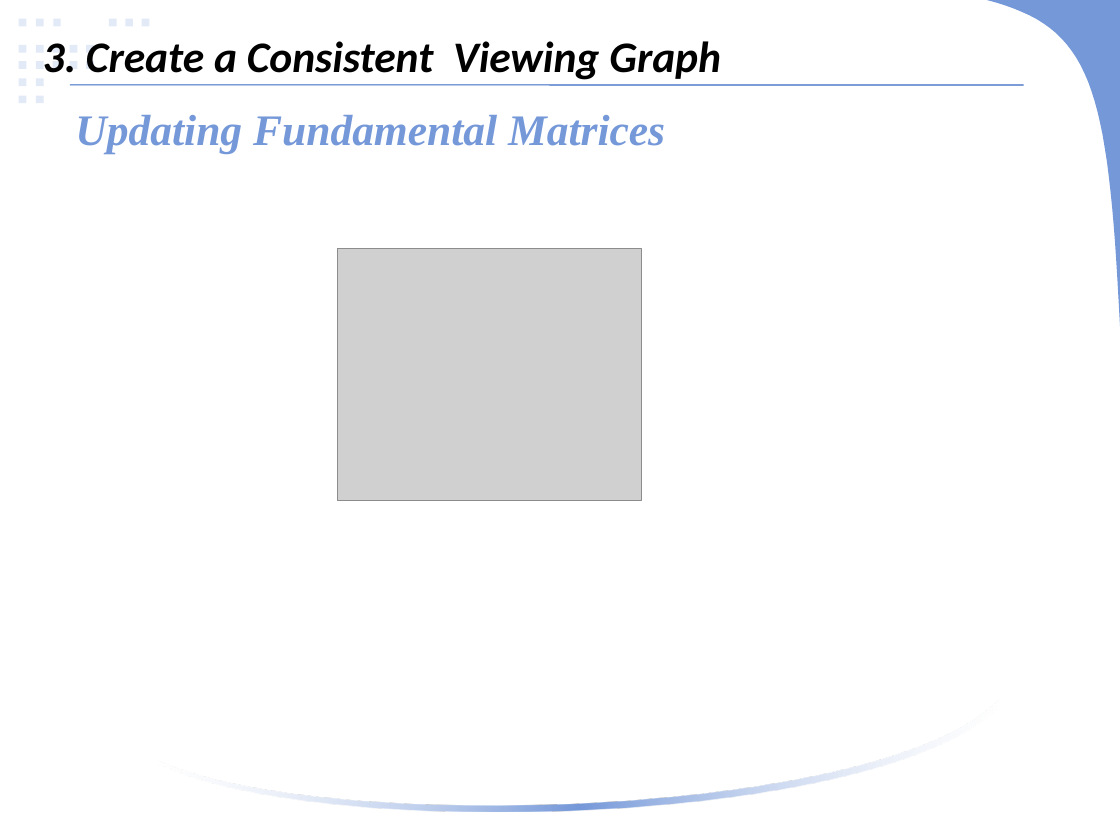
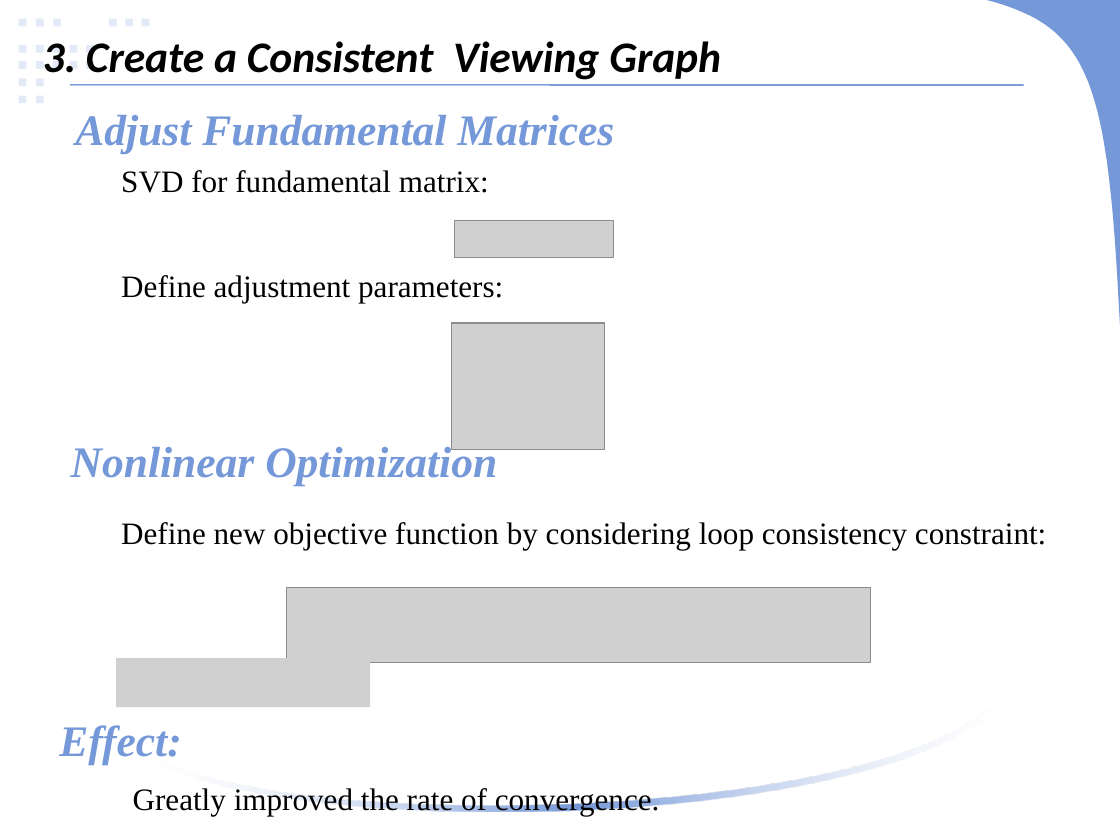
Before and after one commit to linlinge/monday-speech, a slide deck: slide 7 of 2019.03.25 ICCV 2015, Optimizing the Viewing Graph for Structure-from-Motion.pptx (slide 6 before the commit). Drawn at 1120x840 pixels with LibreOffice and Linux fonts; fonts in the diff are those of the drawing; grey boxes stand for pictures. Boxes give left, top, right and bottom in pixels: in the first picture for what was removed or moved away, otherwise in the second. Text is boxed around its words. In the diff, an @@ line names an element or a change of style, - is before the commit and + after.

```diff
--- a/2019.03.25 ICCV 2015, Optimizing the Viewing Graph for Structure-from-Motion.pptx
+++ b/2019.03.25 ICCV 2015, Optimizing the Viewing Graph for Structure-from-Motion.pptx
@@ text at (x1=75, y1=115, x2=614, y2=154): text changed @@
-Updating Fundamental Matrices
+Adjust Fundamental Matrices
@@ text added at (x1=121, y1=170, x2=489, y2=193), 20 pt, text #000000 @@
+SVD for fundamental matrix:
@@ picture added at (x1=455, y1=221, x2=614, y2=258) @@
@@ text added at (x1=121, y1=275, x2=503, y2=303), 20 pt, text #000000 @@
+Define adjustment parameters:
@@ picture resized from (x1=337, y1=249, x2=642, y2=501) to (x1=452, y1=323, x2=605, y2=449) @@
@@ text added at (x1=71, y1=443, x2=497, y2=486), 28 pt, text #7598D9, bold, italic @@
+Nonlinear Optimization
@@ text added at (x1=121, y1=522, x2=1046, y2=550), 20 pt, text #000000 @@
+Define new objective function by considering loop consistency constraint:
@@ picture added at (x1=287, y1=588, x2=870, y2=663) @@
@@ picture added at (x1=116, y1=659, x2=371, y2=708) @@
@@ text added at (x1=59, y1=725, x2=181, y2=764), 28 pt, text #7598D9, bold, italic @@
+Effect:
@@ text added at (x1=133, y1=788, x2=660, y2=815), 20 pt, text #000000 @@
+Greatly improved the rate of convergence.
```
Also in this commit, not shown: 3 other slides changed, 2 slides added, 1 slide removed, 1 other file.
